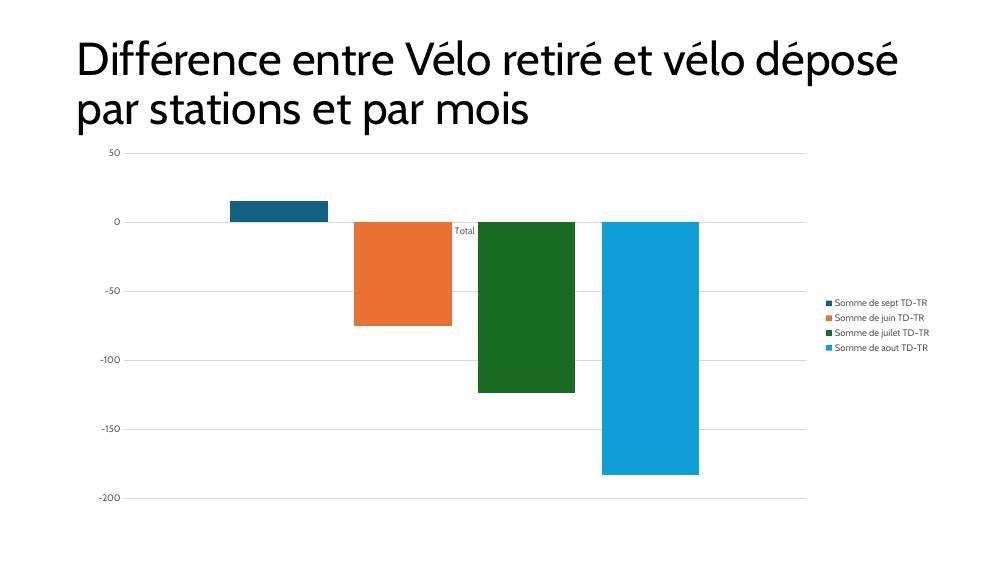
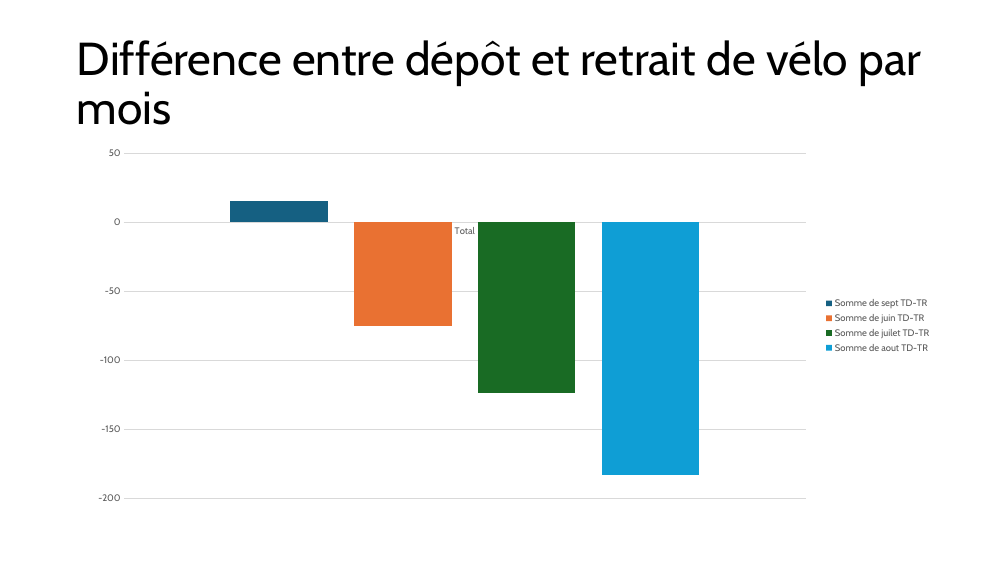
Before and after one commit to Loic0427/Data_etudes_de_cas, a slide deck: slide 11 of Velo en libre service/Etude_de_cas_cyclistic.pptx. Drawn at 1008x567 pixels with LibreOffice and Linux fonts; fonts in the diff are those of the drawing. Boxes give left, top, right and bottom in pixels: in the first picture for what was removed or moved away, otherwise in the second. Text is boxed around its words. In the diff, an @@ line names an element or a change of style, - is before the commit and + after.

```diff
--- a/Velo en libre service/Etude_de_cas_cyclistic.pptx
+++ b/Velo en libre service/Etude_de_cas_cyclistic.pptx
@@ title at bbox=[77, 40, 922, 125]: text changed @@
-Différence entre Vélo retiré et vélo déposé par stations et par mois
+Différence entre dépôt et retrait de vélo par mois
```
Also in this commit, not shown: 6 other slides changed, 1 other file.
